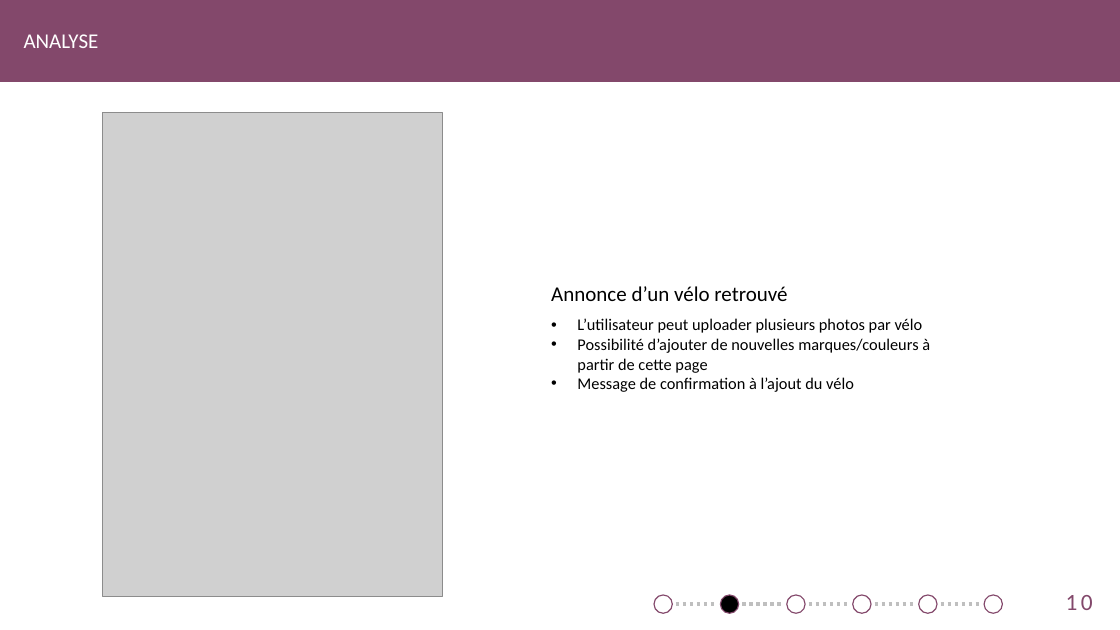
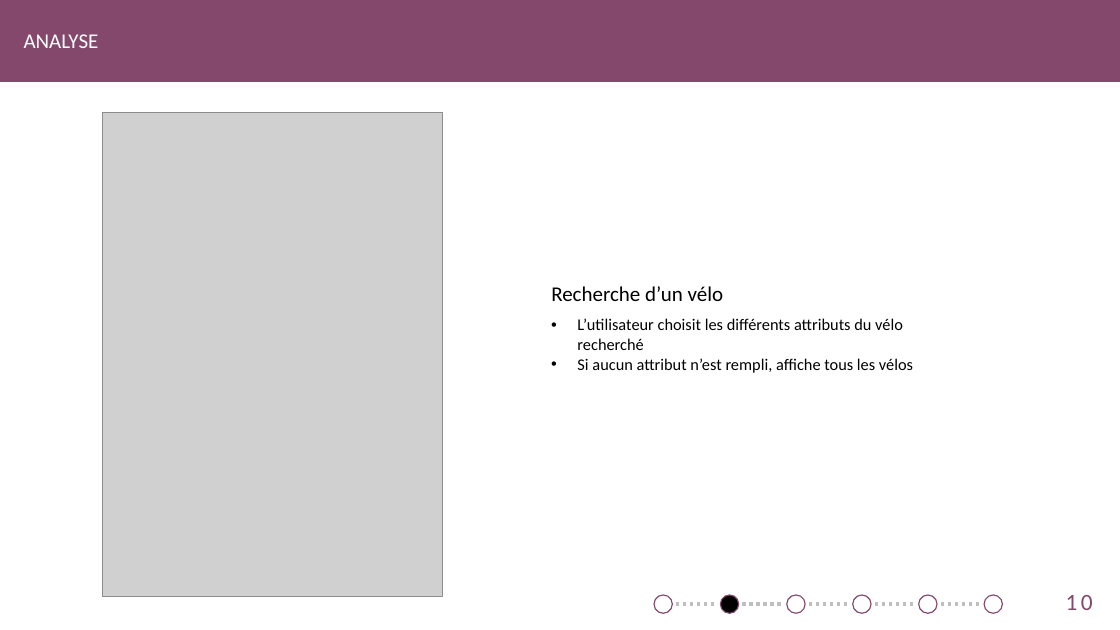
Before and after one commit to SweetDjsnow/TPI_GitHub, a slide deck: slide 10 of Documentation/Found Your Bike.pptx. Drawn at 1120x630 pixels with LibreOffice and Linux fonts; fonts in the diff are those of the drawing; grey boxes stand for pictures. Boxes give left, top, right and bottom in pixels: in the first picture for what was removed or moved away, otherwise in the second. Text is boxed around its words. In the diff, an @@ line names an element or a change of style, - is before the commit and + after.

```diff
--- a/Documentation/Found Your Bike.pptx
+++ b/Documentation/Found Your Bike.pptx
@@ text at <box>551,286,724,301</box>: text changed @@
-Annonce d’un vélo retrouvé
+Recherche d’un vélo
@@ text at <box>577,318,913,373</box>: text changed @@
-• L’utilisateur peut uploader plusieurs photos par vélo
-• Possibilité d’ajouter de nouvelles marques/couleurs à partir de cette page
-• Message de confirmation à l’ajout du vélo
+• L’utilisateur choisit les différents attributs du vélo recherché
+• Si aucun attribut n’est rempli, affiche tous les vélos
```
Also in this commit, not shown: 1 other slide changed, 3 slides added, 6 other files.
